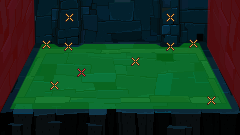
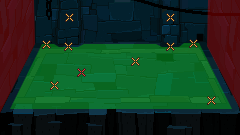
Layered file, before and after one edit (240×135). Changes by layer:
added group "Foreground.png" with 2 layers above "View1.png" over [46, 0, 240, 20]
added layer "Cable 0002" in group "Foreground.png" over [134, 0, 240, 16]
added layer "Cadena copy" in group "Foreground.png" over [46, 0, 52, 20]
